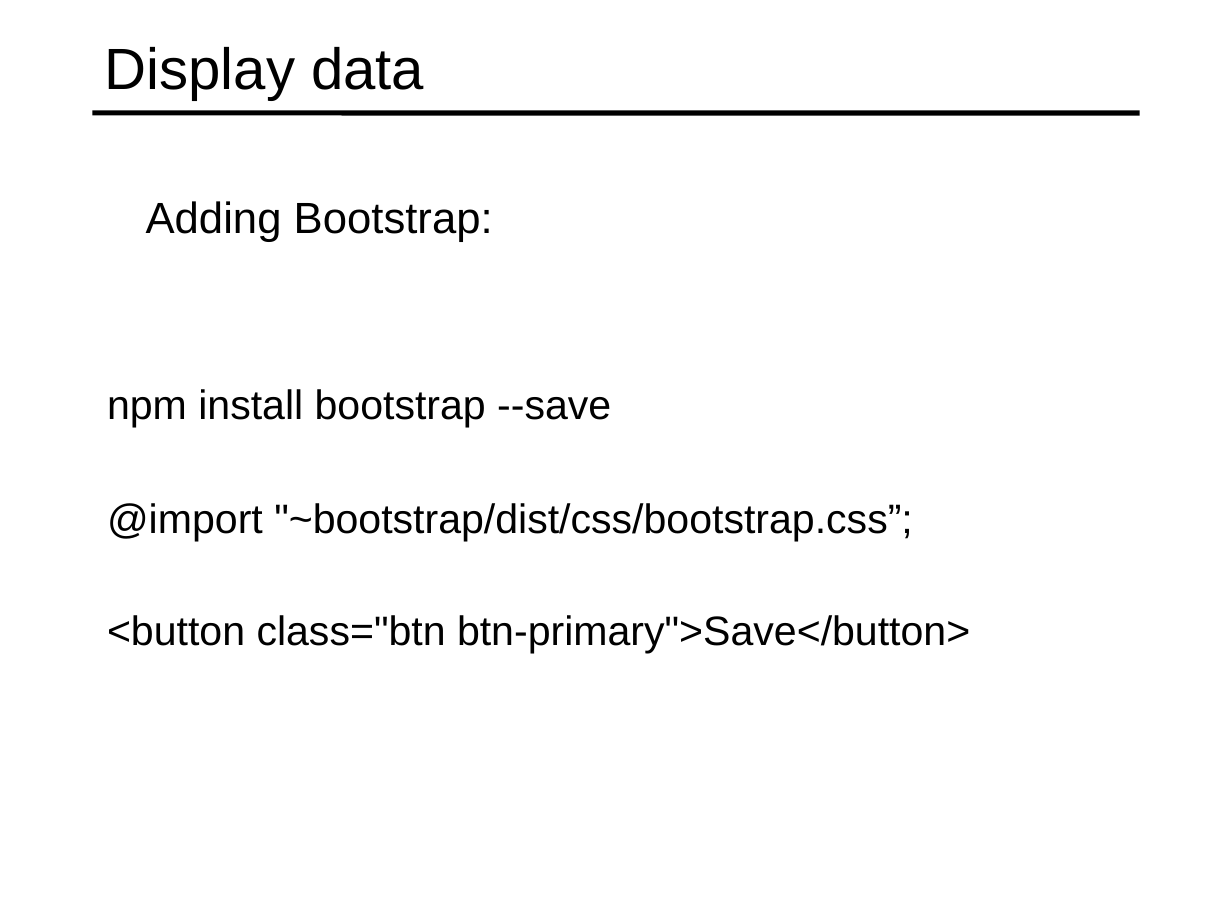
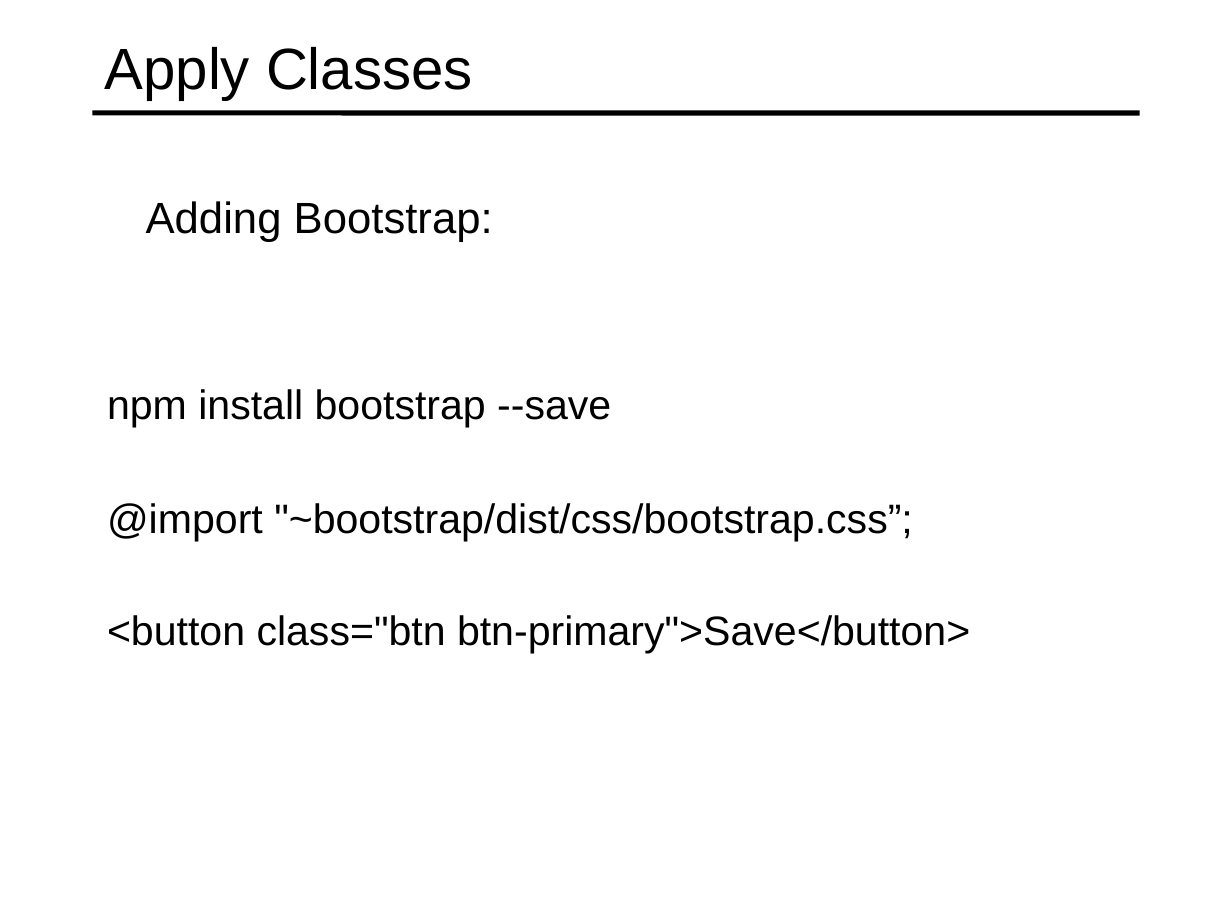
Before and after one commit to specter01wj/Jago_Link_Training, a slide deck: slide 6 of Angular/Angular7/Angular Advanced Course/Essentials/2.Displaying Data and Handling Events/L2_Displaying Data and Handling Events.ppt. Drawn at 1232x924 pixels with LibreOffice and Linux fonts; fonts in the diff are those of the drawing. Boxes give left, top, right and bottom in pixels: in the first picture for what was removed or moved away, otherwise in the second. Text is boxed around its words. In the diff, an @@ line names an element or a change of style, - is before the commit and + after.

```diff
--- a/Angular/Angular7/Angular Advanced Course/Essentials/2.Displaying Data and Handling Events/L2_Displaying Data and Handling Events.ppt
+++ b/Angular/Angular7/Angular Advanced Course/Essentials/2.Displaying Data and Handling Events/L2_Displaying Data and Handling Events.ppt
@@ title at (105, 47, 473, 100): text changed @@
-Display data
+Apply Classes
```
Also in this commit, not shown: 9 other slides changed, 1 other file.
